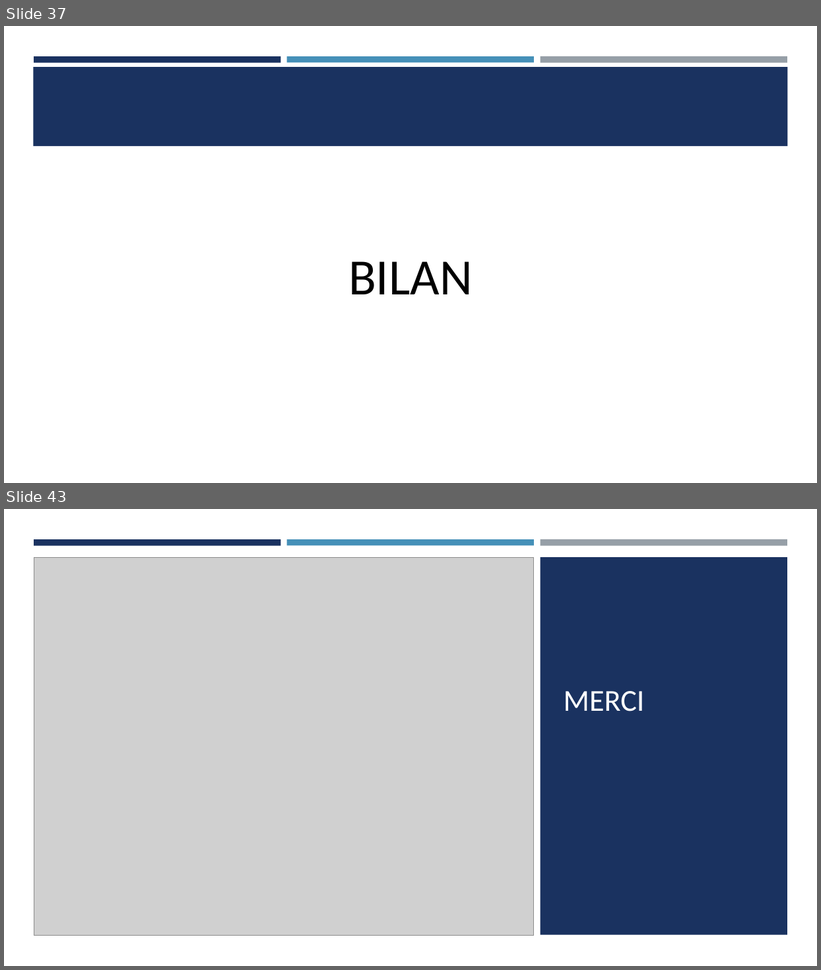
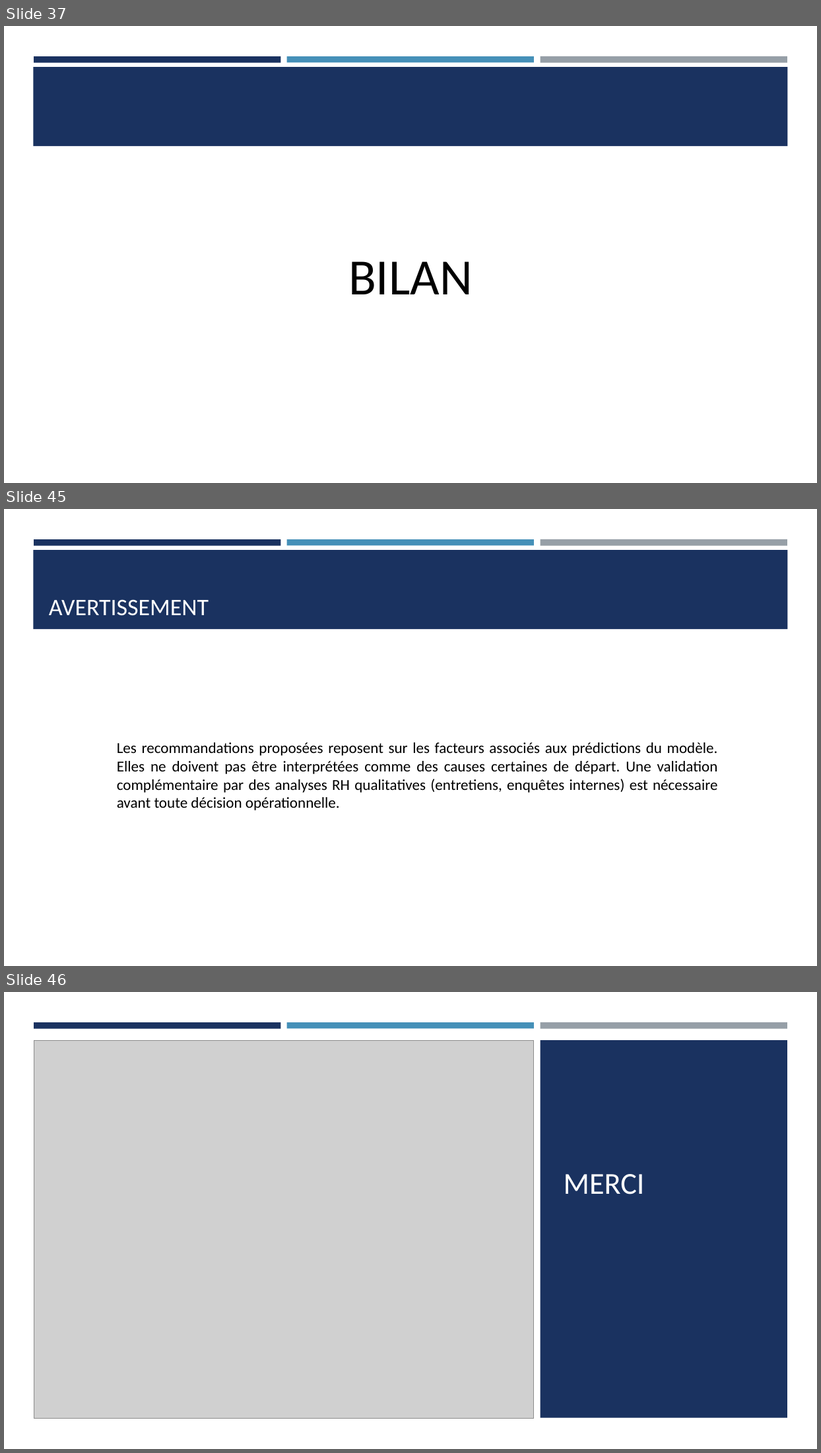
Before and after one commit to Ace4teaM/OCR-NovaTech, a slide deck: Presentation.pptx. Shown one above the other, each under a label of ours: slides 37 and 43 before the commit, slides 37, 45 and 46 after it; the slides between them are not shown. The pictures are 821x970 and 821x1453 pixels, drawn with LibreOffice and Linux fonts; fonts in the diff are those of the drawing; grey boxes stand for pictures. Boxes give left, top, right and bottom in pixels: in the first picture for what was removed or moved away, otherwise in the second. Text is boxed around its words. In the diff, an @@ line names an element or a change of style, - is before the commit and + after.

```diff
--- a/Presentation.pptx
+++ b/Presentation.pptx
@@ slide 45 added at (4, 509, 817, 966), background #FFFFFF; not listed: 4 template elements that a slide beside it also shows @@
@@ title added at (49, 599, 209, 616), 28 pt, text #FFFFFF @@
+AVERTISSEMENT
@@ text added at (117, 743, 718, 811), 18 pt, text #000000 @@
+Les recommandations proposées reposent sur les facteurs associés aux prédictions du modèle. Elles ne doivent pas être interprétées comme des causes certaines de départ. Une validation complémentaire par des analyses RH qualitatives (entretiens, enquêtes internes) est nécessaire avant toute décision opérationnelle.
@@ what was slide 43 is now slide 46 @@
```
Also in this commit, not shown: 4 slides changed, 4 other slides added, 2 slides removed, 13 other files.
